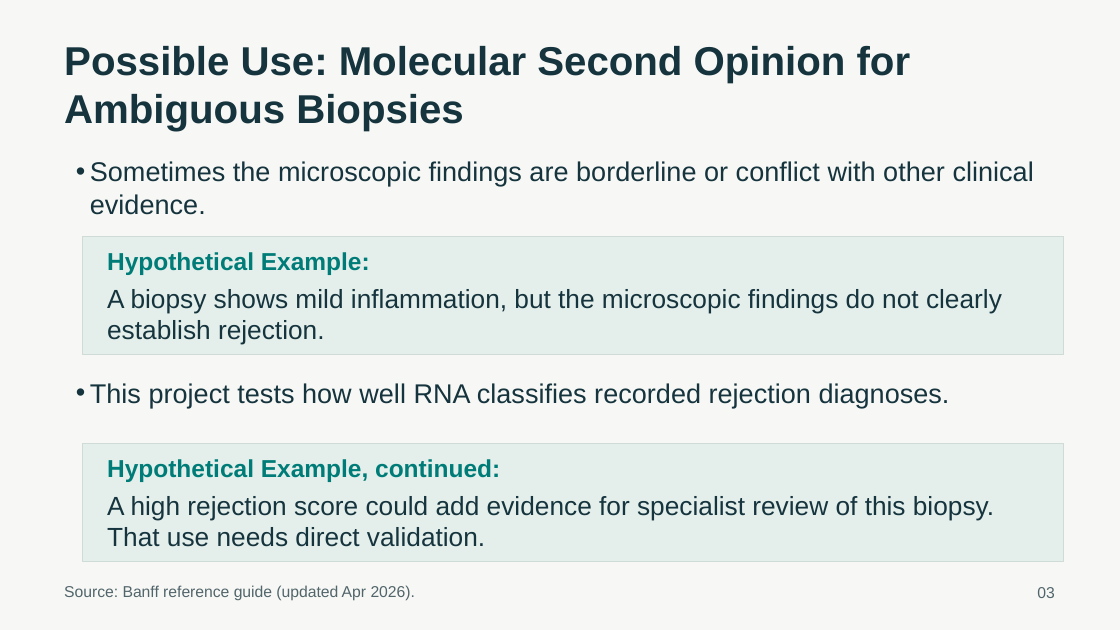
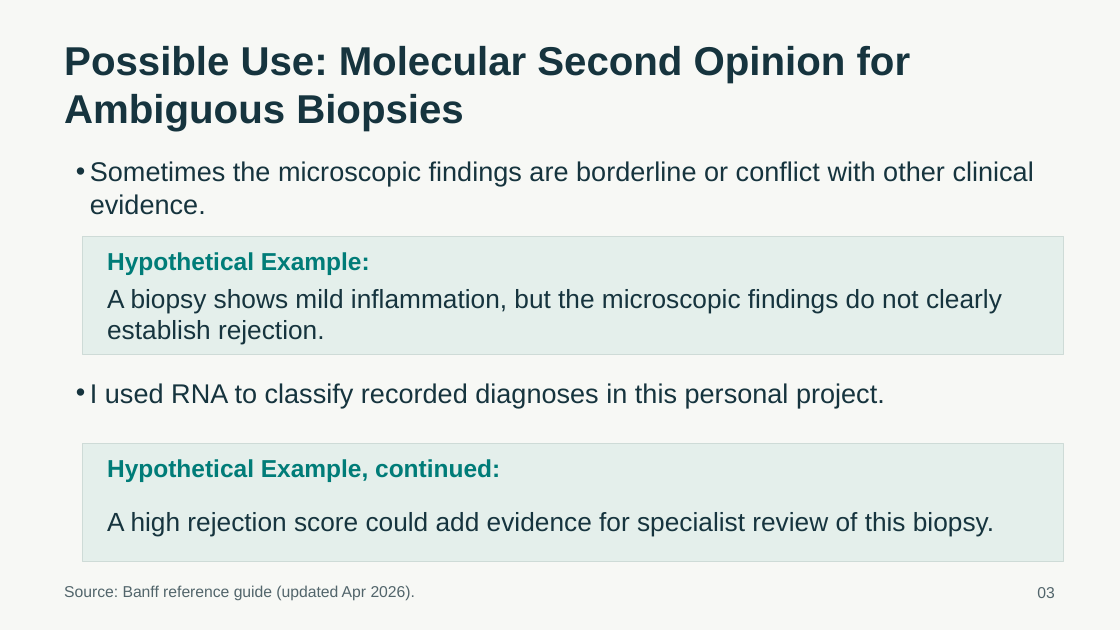
Before and after one commit to ca34525/Kidney-Biopsy-Rejection-Classifier, a slide deck: slide 3 of presentation/unos_kidney_biopsy.pptx. Drawn at 1120x630 pixels with LibreOffice and Linux fonts; fonts in the diff are those of the drawing. Boxes give left, top, right and bottom in pixels: in the first picture for what was removed or moved away, otherwise in the second. Text is boxed around its words. In the diff, an @@ line names an element or a change of style, - is before the commit and + after.

```diff
--- a/presentation/unos_kidney_biopsy.pptx
+++ b/presentation/unos_kidney_biopsy.pptx
@@ text at [90, 383, 885, 408]: text changed @@
-• This project tests how well RNA classifies recorded rejection diagnoses.
+• I used RNA to classify recorded diagnoses in this personal project.
@@ text at [107, 512, 994, 536]: text changed @@
-A high rejection score could add evidence for specialist review of this biopsy. That use needs direct validation.
+A high rejection score could add evidence for specialist review of this biopsy.
```
Also in this commit, not shown: 17 other slides changed, 2 slides added, 1 slide removed, 32 other files.
